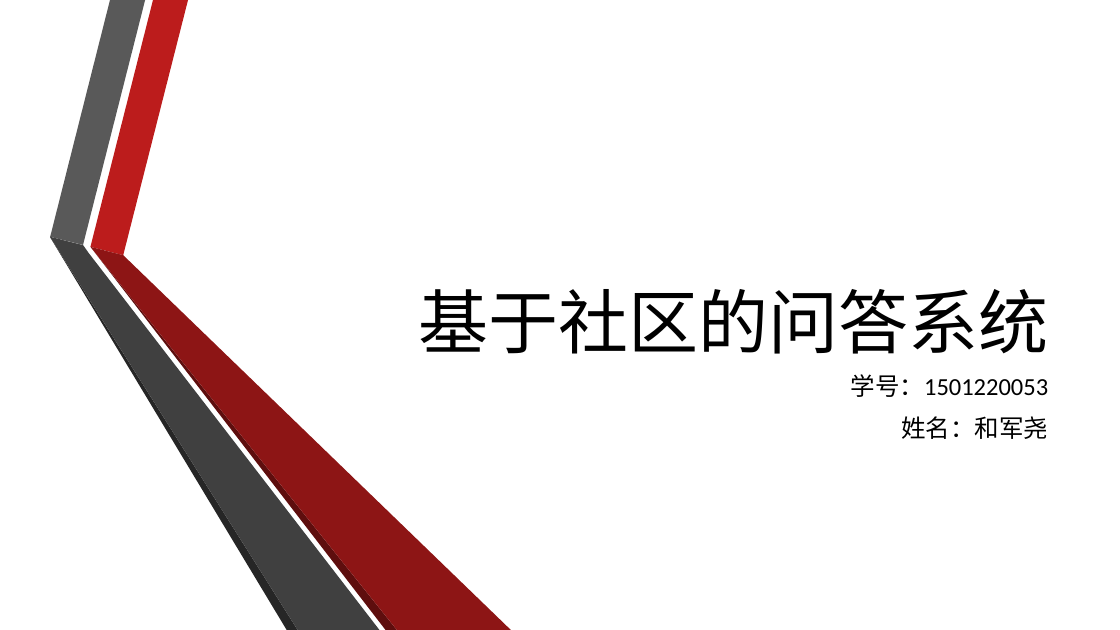
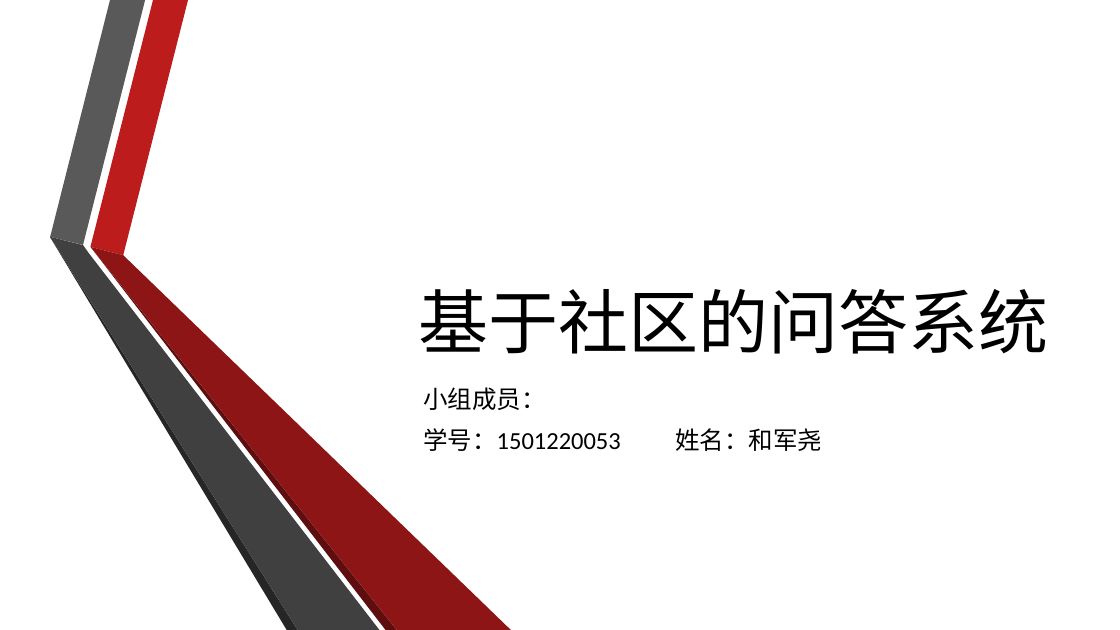
Before and after one commit to hejy12/TestNLP, a slide deck: slide 1 of src/基于社区的问答系统.pptx. Drawn at 1120x630 pixels with LibreOffice and Linux fonts; fonts in the diff are those of the drawing; background and template pictures are left out. Boxes give left, top, right and bottom in pixels: in the first picture for what was removed or moved away, otherwise in the second. Text is boxed around its words. In the diff, an @@ line names an element or a change of style, - is before the commit and + after.

```diff
--- a/src/基于社区的问答系统.pptx
+++ b/src/基于社区的问答系统.pptx
@@ subtitle at (423,387,822,451): text changed @@
-学号：1501220053
-姓名：和军尧
+小组成员：
+学号：1501220053 姓名：和军尧
```
Also in this commit, not shown: 2 other files.
